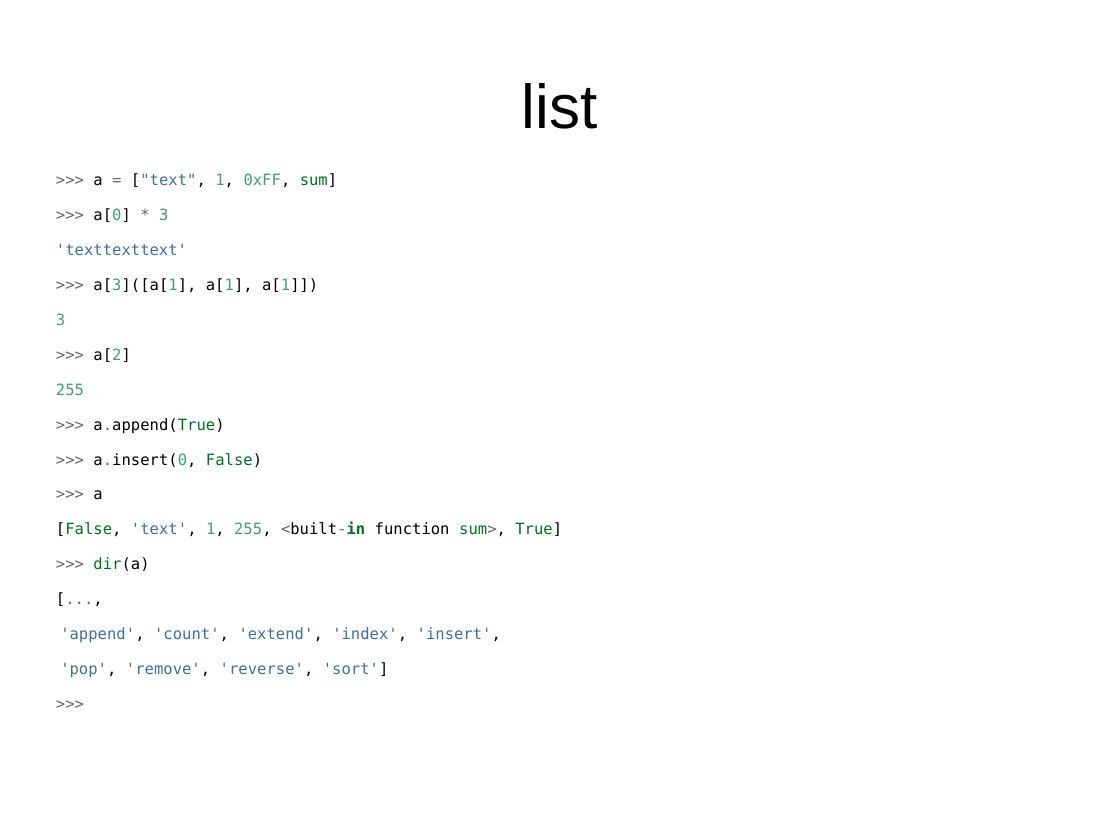
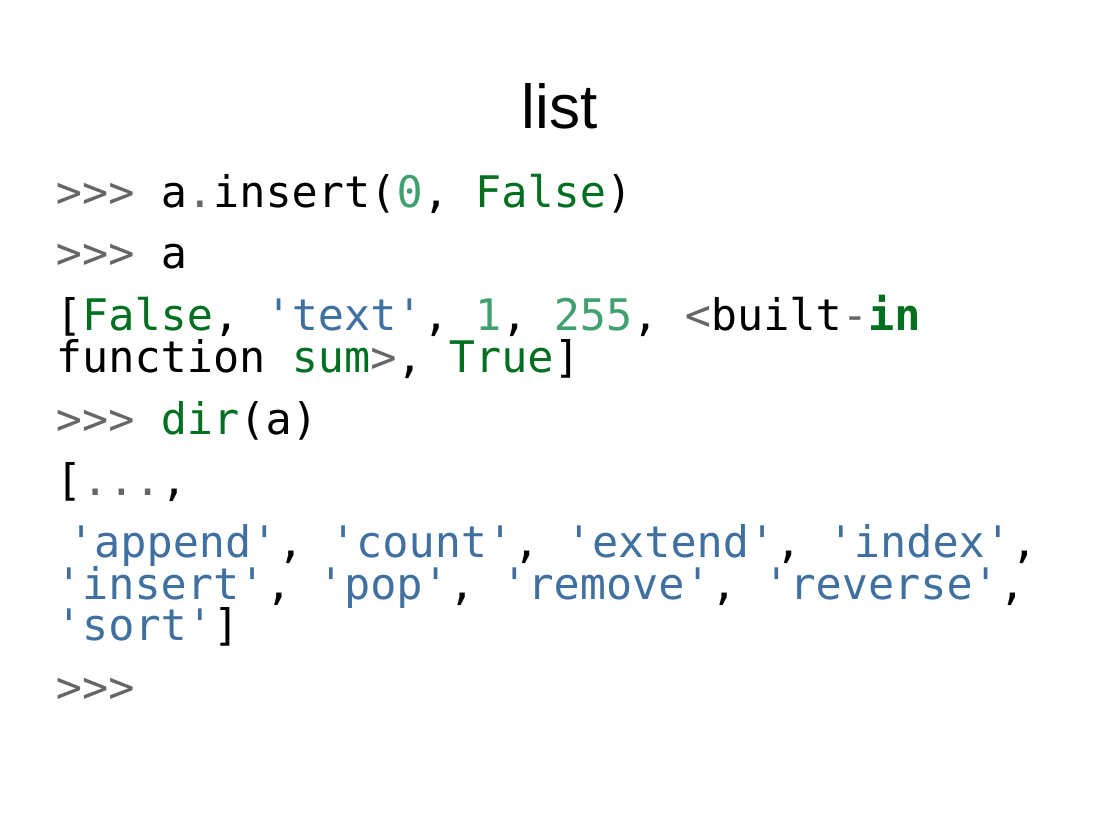
Before and after one commit to RoPython/ropython-presentations, a slide deck: slide 10 of cmiN/1/intro.odp (slide 7 before the commit). Drawn at 1120x840 pixels with LibreOffice and Linux fonts; fonts in the diff are those of the drawing. Boxes give left, top, right and bottom in pixels: in the first picture for what was removed or moved away, otherwise in the second. Text is boxed around its words. In the diff, an @@ line names an element or a change of style, - is before the commit and + after.

```diff
--- a/cmiN/1/intro.odp
+++ b/cmiN/1/intro.odp
@@ text at [56, 173, 337, 434]: paragraphs removed @@
->>> a = ["text", 1, 0xFF, sum]
->>> a[0] * 3
-'texttexttext'
->>> a[3]([a[1], a[1], a[1]])
-3
->>> a[2]
-255
->>> a.append(True)
@@ text at [56, 173, 921, 440]: size 11 to 30.8 pt in ">>> a.insert(0, False)", ">>> a", "[False, 'text', 1, 255, <built-in function sum>, ...", ">>> dir(a)" and 2 more places @@
@@ text at [56, 524, 1038, 646]: text changed; size 11 to 30.8 pt @@
-'append', 'count', 'extend', 'index', 'insert',
-'pop', 'remove', 'reverse', 'sort']
+'append', 'count', 'extend', 'index', 'insert', 'pop', 'remove', 'reverse', 'sort']
```
Also in this commit, not shown: 8 other slides changed, 20 slides added, 1 slide removed.
